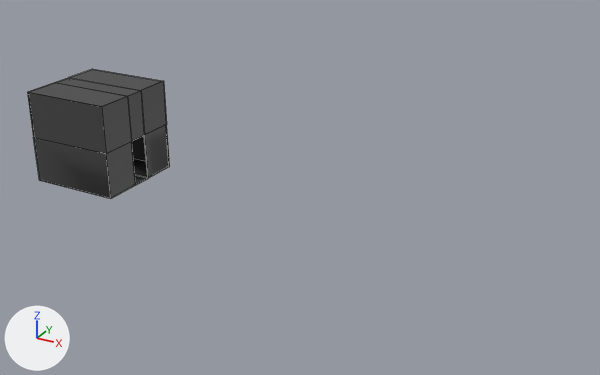
The FBX model Another Cooking Simulator/Assets/AnotherCookingSimulator/Models/SalaTutorial.fbx as it was, and as the next commit left it.
Both versions are drawn from a 50 mm lens placed at (11.97, -15.84, 7.12), pointed at (4.85, -2.89, 0.64). The axes (+X, +Y, +Z) are drawn at lower left. The lights are the same throughout. Mesh edges are drawn as thin lines.

The first picture shows 'Spawn'.
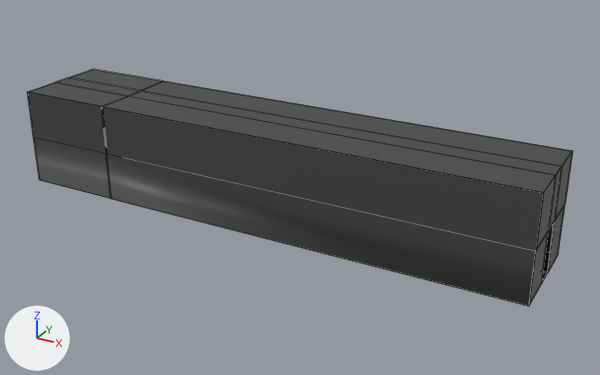
The newer file is also turned or shifted as a whole; pictures and numbers use the older file's frame.

Changed parts and their boxes (x1, y1, x2, y2) in the pictures (600 x 375 px):
'Spawn', reshaped (280% wider, 82% taller)
    before: (27, 69, 170, 199)
    after: (27, 69, 573, 306)
part 1 of me_cube_001, built on
    before: (102, 81, 170, 198)
    after: (102, 81, 573, 306)

What the commit changed:
me_cube_001 is used by ob_spawn; location (0.0, -3.0, 1.0).
me_cube_001 had 48 vertices, 46 faces and spanned x -1.0..1.0, y -1.0..1.0, z -1.0..1.0.
me_cube_001 now has 82 vertices, 85 faces and spans x -1.0..9.66, y -1.0..1.0, z -1.0..1.0.
Part 1, on me_cube_001:
12 vertices are removed from x 0.98..1.0, y -0.99..0.99, z -0.99..0.99.
24 faces are deleted.
2 vertices move from x 0.99, y -0.99..0.99, z 0.0 to x 0.97, y -0.99..0.99, z 0.0.
12 vertices are added at x 9.64..9.66, y -0.99..0.99, z -0.99..0.99.
10 new vertices lie (8.66, 0.0, 0.0) away from vertices in x 1.0, y -1.0..1.0, z -1.0..1.0.
8 new vertices lie (1.96, 0.0, 0.0) away from vertices in x -0.99, y -0.99..0.99, z -0.99..0.99.
10 new vertices lie (0.04, 0.0, 0.0) away from vertices in x 0.97..0.99, y -0.99..0.99, z -0.99..0.99.
6 new vertices lie (0.0, 0.0, -0.99) away from vertices in x 0.97..9.64, y -0.2..0.22, z 0.99.
63 new faces join them.
